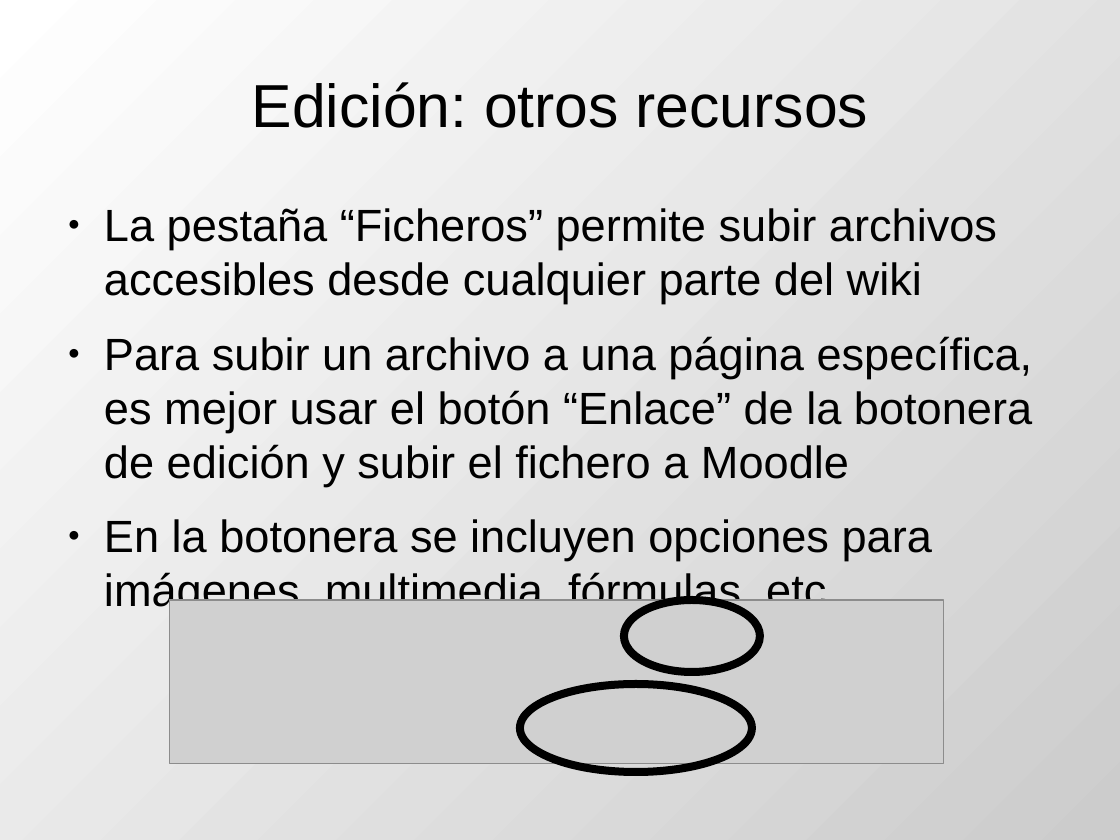
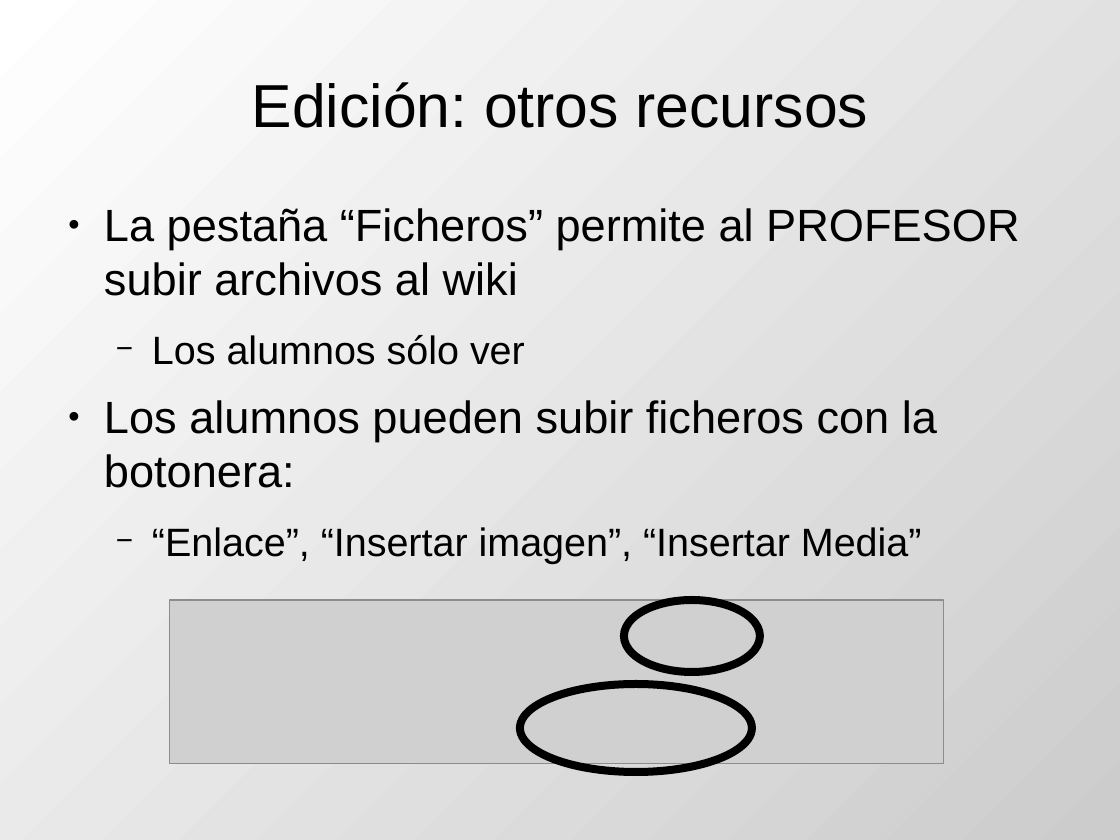
Before and after one commit to DrPantera/wikis4education, a slide deck: slide 22 of uca-2019/tema-3-WikisEnMoodle.odp (slide 21 before the commit). Drawn at 1120x840 pixels with LibreOffice and Linux fonts; fonts in the diff are those of the drawing; grey boxes stand for pictures. Boxes give left, top, right and bottom in pixels: in the first picture for what was removed or moved away, otherwise in the second. Text is boxed around its words. In the diff, an @@ line names an element or a change of style, - is before the commit and + after.

```diff
--- a/uca-2019/tema-3-WikisEnMoodle.odp
+++ b/uca-2019/tema-3-WikisEnMoodle.odp
@@ text at [104,208,1019,564]: text changed @@
-● La pestaña “Ficheros” permite subir archivos accesibles desde cualquier parte del wiki
-● Para subir un archivo a una página específica, es mejor usar el botón “Enlace” de la botonera de edición y subir el fichero a Moodle
-● En la botonera se incluyen opciones para imágenes, multimedia, fórmulas, etc
+● La pestaña “Ficheros” permite al PROFESOR subir archivos al wiki
+  − Los alumnos sólo ver
+● Los alumnos pueden subir ficheros con la botonera:
+  − “Enlace”, “Insertar imagen”, “Insertar Media”
```
Also in this commit, not shown: 9 other files.
